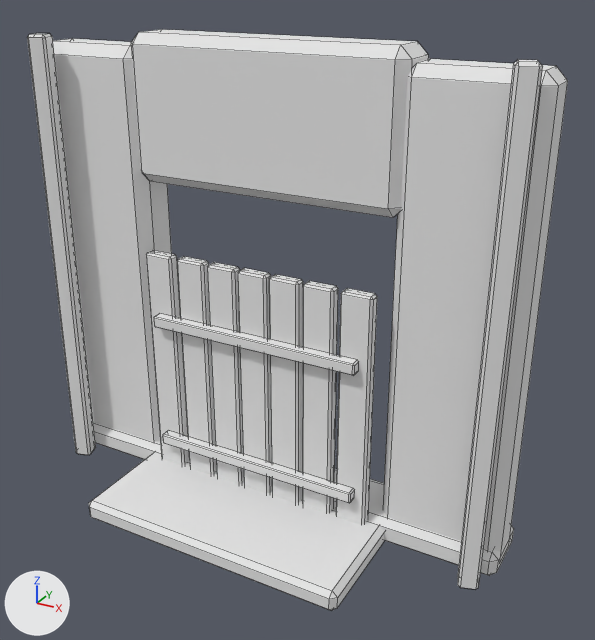
The FBX model Unity/Assets/Art_Reboot/Kit/Models/Wall_Door_Intact.fbx as it was, and as the next commit left it.
The view is the same before and after, from a 50 mm camera at (3.04, -5.13, 4.19) aimed at (0.37, -0.27, 1.76). Lighting does not change. The marker at lower left points along +X, +Y and +Z. The older version comes first. Mesh edges are drawn as thin lines. Vertices at exactly the same position are counted once.

In view in the first picture: 'Wall_Door_Intact'.
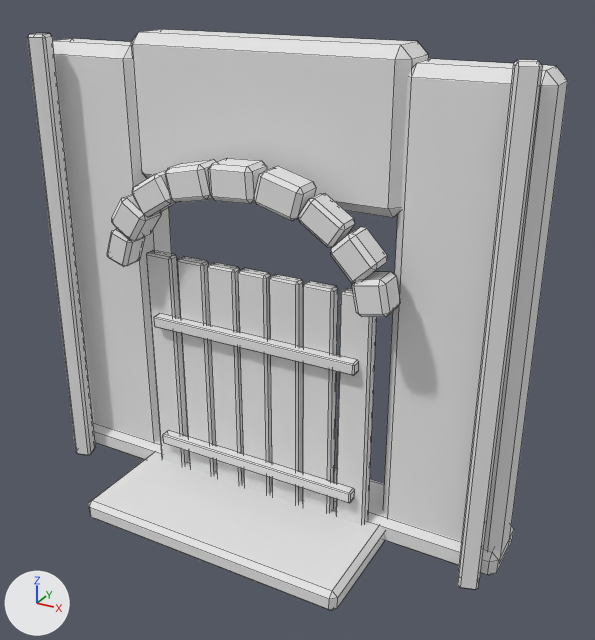
The change, as a diff of the scene's bpy script:
```diff
--- a/Unity/Assets/Art_Reboot/Kit/Models/Wall_Door_Intact.fbx.py
+++ b/Unity/Assets/Art_Reboot/Kit/Models/Wall_Door_Intact.fbx.py
@@ me_wall_door_intact @@
 # used by ob_wall_door_intact; location = (0.0, 0.0, 0.0)
-me_wall_door_intact.from_pydata(...)  # 384 vertices, 416 faces; spans x -2.0..2.0, y -1.12..0.26, z 0.0..3.7
+me_wall_door_intact.from_pydata(...)  # 600 vertices, 650 faces; spans x -2.0..2.0, y -1.12..0.26, z 0.0..3.7
+# me_wall_door_intact part 1
+# 144 vertices are added at x -1.18..1.19, y -0.58..-0.32, z 2.01..2.93
+# 56 new vertices lie (0.0, 0.18, 0.0) away from vertices in x -1.08..1.19, y -0.54, z 2.02..2.93
+# 16 new vertices lie (0.0, 0.14, 0.0) away from vertices in x -1.18..0.85, y -0.52, z 2.01..2.77
+# 234 new faces join them
 me_wall_door_intact.materials.append(mat_kit_surface)
```

What differs and where, as boxes [x1, y1, x2, y2] in the pictures (595 x 640 px):
part 1 of me_wall_door_intact, added: after [107, 158, 400, 317]
